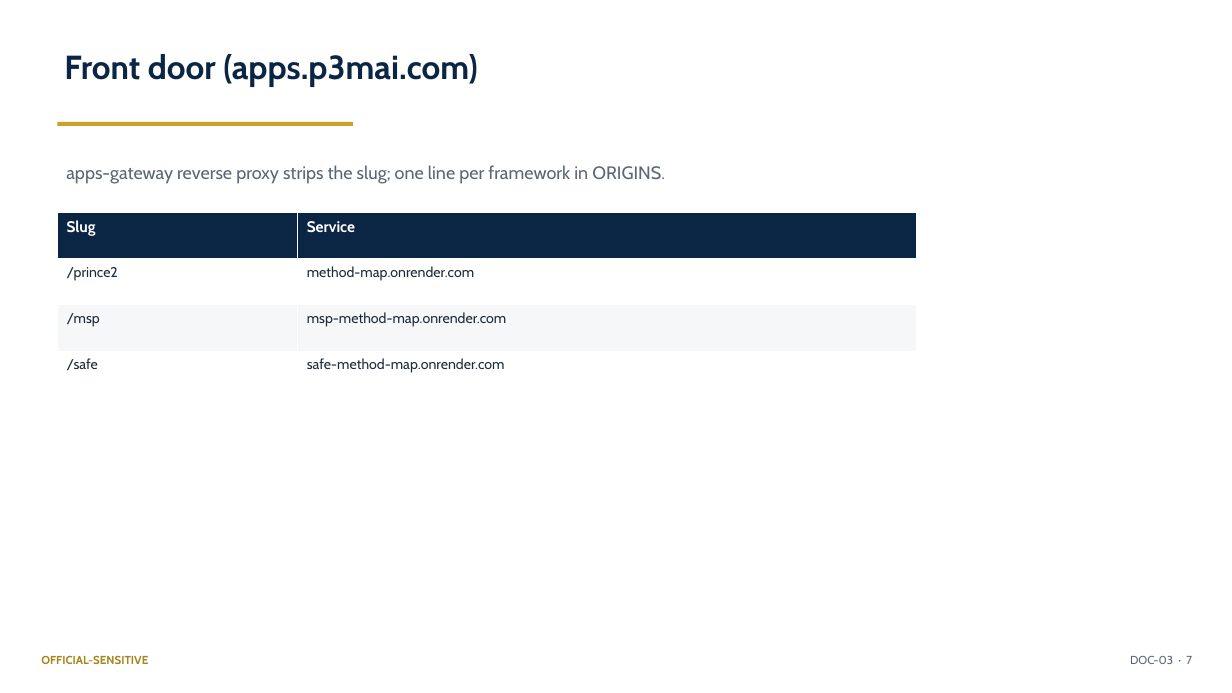
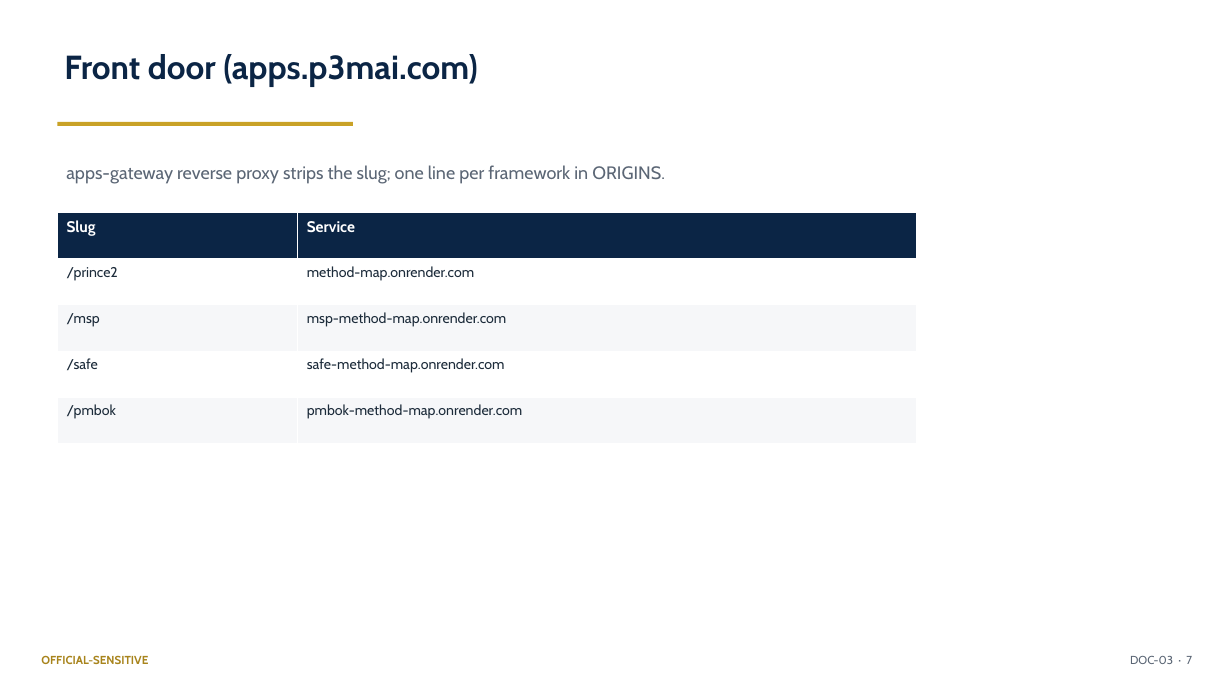
Before and after one commit to DRC63/method-map, a slide deck: slide 7 of docs/03_Operation_Manual_Summary.pptx. Drawn at 1232x693 pixels with LibreOffice and Linux fonts; fonts in the diff are those of the drawing. Boxes give left, top, right and bottom in pixels: in the first picture for what was removed or moved away, otherwise in the second. Text is boxed around its words. In the diff, an @@ line names an element or a change of style, - is before the commit and + after.

```diff
--- a/docs/03_Operation_Manual_Summary.pptx
+++ b/docs/03_Operation_Manual_Summary.pptx
@@ table at [57,213,917,444] @@
+row 5: /pmbok | pmbok-method-map.onrender.com
```
Also in this commit, not shown: 1 other slide changed, 11 other files.
